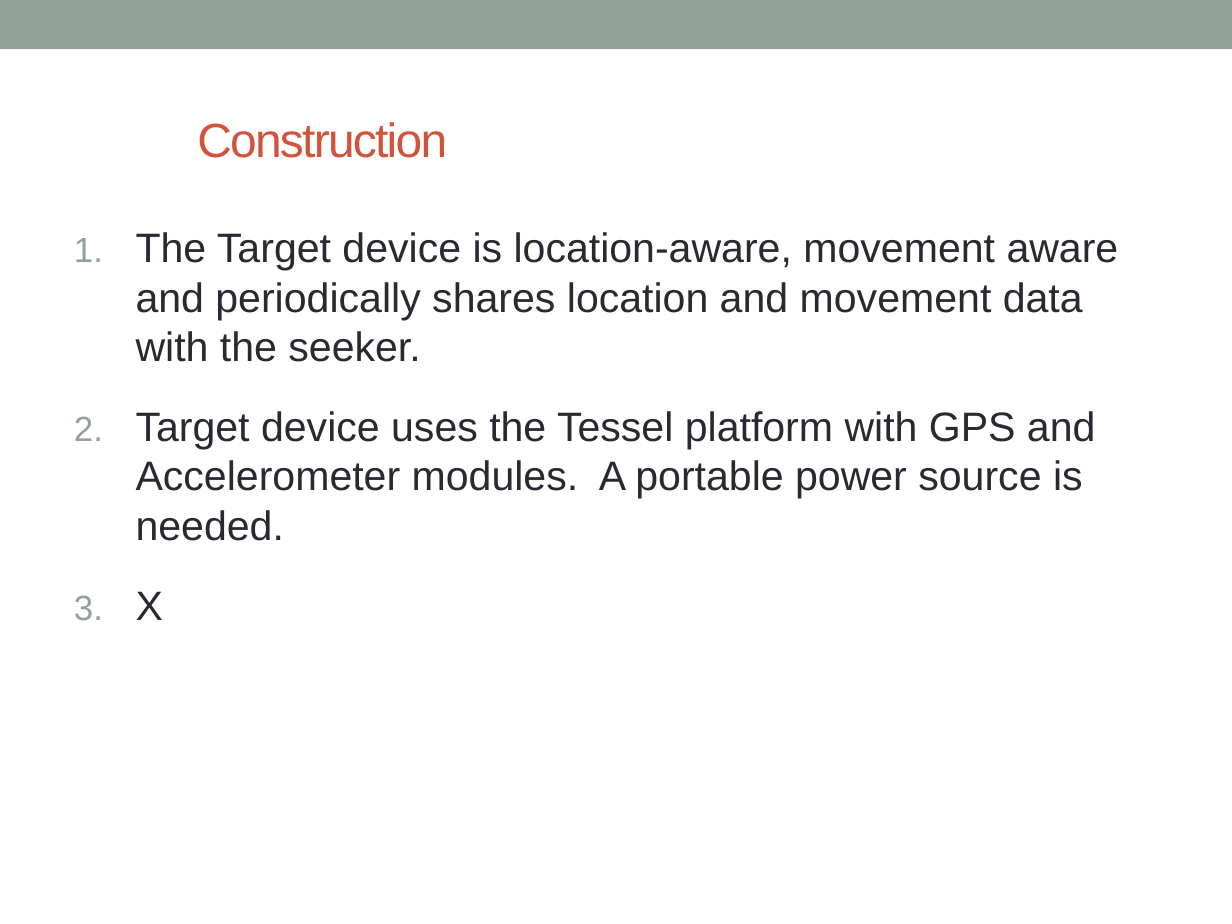
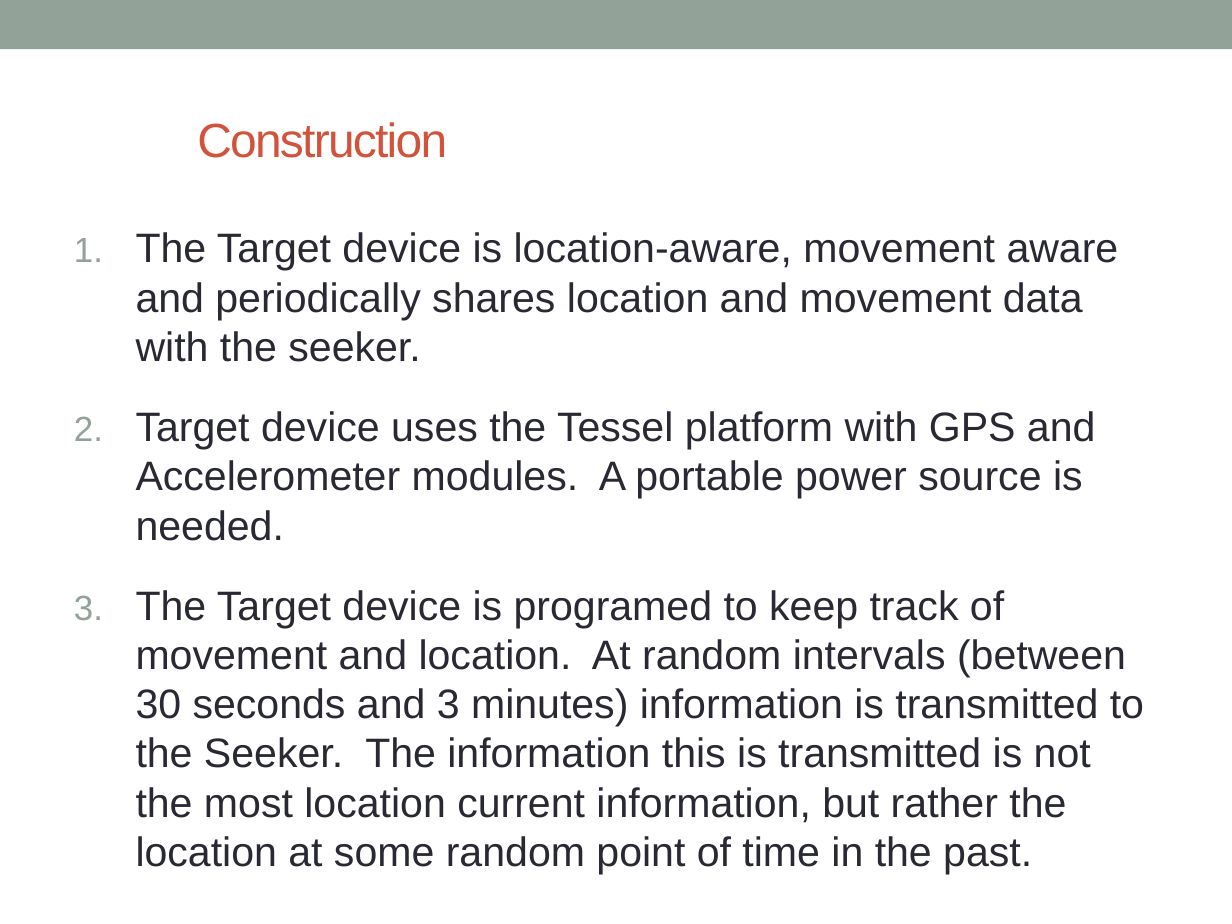
Before and after one commit to stevenMcDevitt/DGMD-E15-CMIYC, a slide deck: slide 4 of CMIYC-Overview v3.pptx. Drawn at 1232x924 pixels with LibreOffice and Linux fonts; fonts in the diff are those of the drawing. Boxes give left, top, right and bottom in pixels: in the first picture for what was removed or moved away, otherwise in the second. Text is boxed around its words. In the diff, an @@ line names an element or a change of style, - is before the commit and + after.

```diff
--- a/CMIYC-Overview v3.pptx
+++ b/CMIYC-Overview v3.pptx
@@ text at <box>136,590,1144,874</box>: text changed @@
-3. X
+3. The Target device is programed to keep track of movement and location. At random intervals (between 30 seconds and 3 minutes) information is transmitted to the Seeker. The information this is transmitted is not the most location current information, but rather the location at some random point of time in the past.
```
Also in this commit, not shown: 2 other slides changed, 2 slides added.
